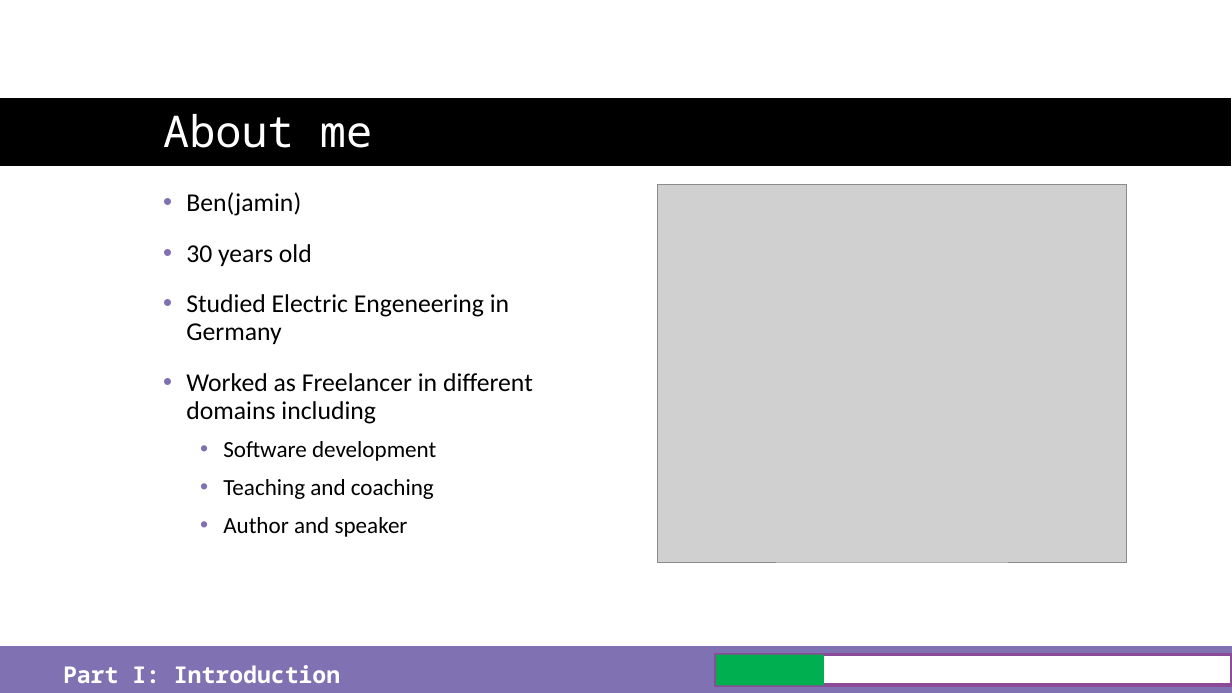
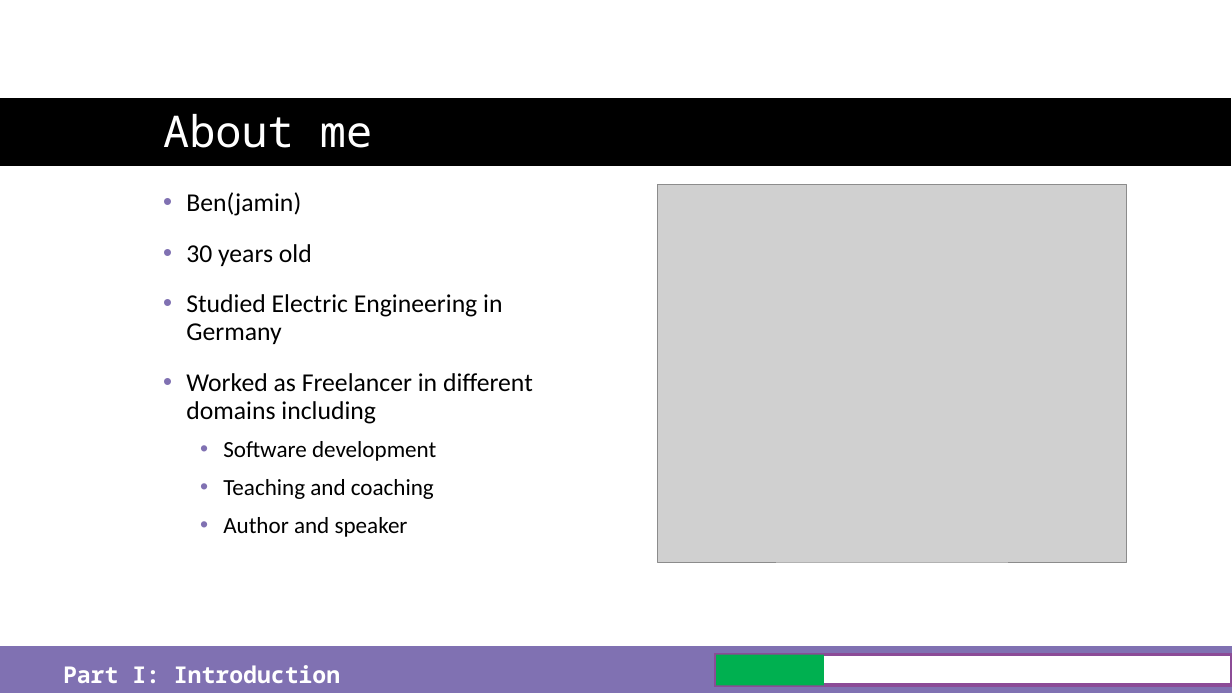
Before and after one commit to just-the-benno/BlazQ, a slide deck: slide 5 of episode1/media/slides-episode-1.pptx (slide 4 before the commit). Drawn at 1232x693 pixels with LibreOffice and Linux fonts; fonts in the diff are those of the drawing; grey boxes stand for pictures; background and template pictures are left out. Boxes give left, top, right and bottom in pixels: in the first picture for what was removed or moved away, otherwise in the second. Text is boxed around its words. In the diff, an @@ line names an element or a change of style, - is before the commit and + after.

```diff
--- a/episode1/media/slides-episode-1.pptx
+++ b/episode1/media/slides-episode-1.pptx
@@ text at (186,294,502,344): text changed @@
-• Studied Electric Engeneering in Germany
+• Studied Electric Engineering in Germany
```
Also in this commit, not shown: 4 other slides changed, 5 slides added, 1 slide removed, 3 other files.
